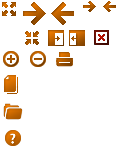
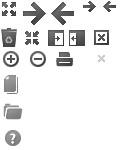
Comparing the layer stacks of the two 120 x 150 images. Changes:
moved "red X" into group "on" over [94, 30, 109, 45]
moved "Layer 9" into group "on", painted on it over [1, 1, 116, 146]
added group "bin" with 3 layers in group "Group 1" over [1, 28, 17, 47]
added layer "Layer 11" in group "bin" over [5, 36, 13, 44]
added layer "Layer 10" in group "bin" over [1, 28, 17, 47]
added layer "remove" (30%) in group "Group 1" over [98, 55, 105, 62]
